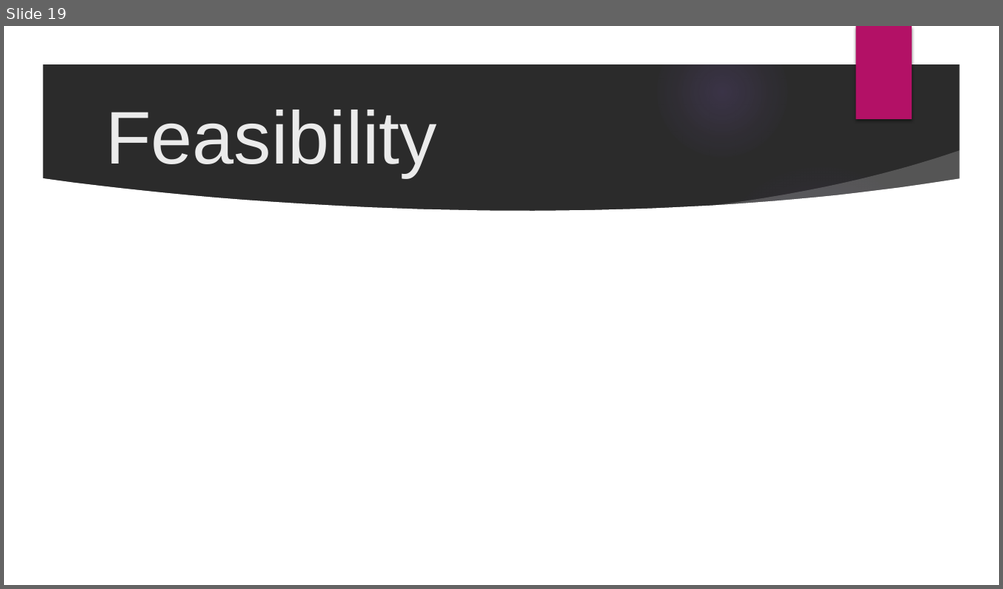
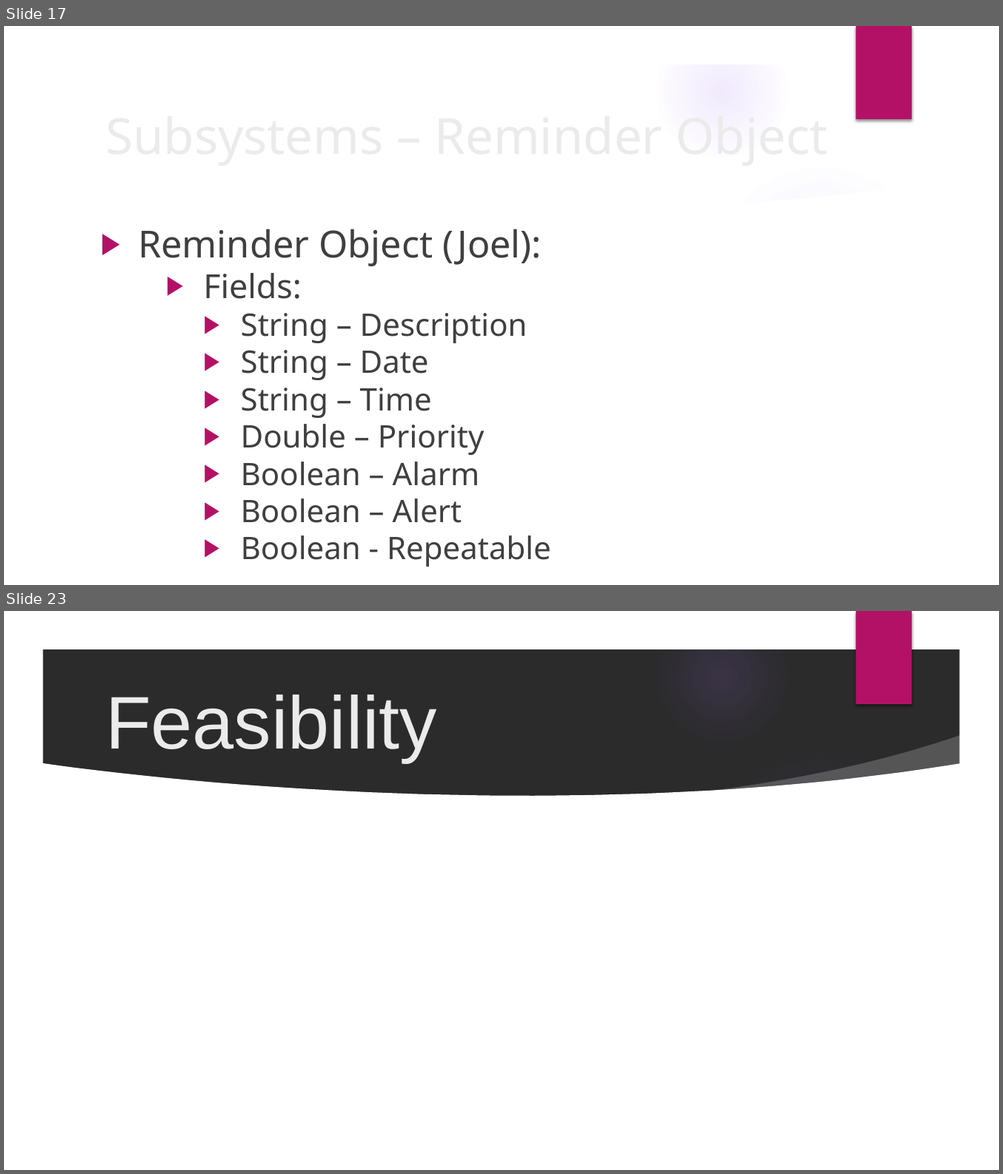
Before and after one commit to cejones9/Prioritize, a slide deck: docs/Prioritize (1).pptx. Shown one above the other, each under a label of ours: slide 19 before the commit, slides 17 and 23 after it; the slides between them are not shown. The pictures are 1003x589 and 1003x1174 pixels, drawn with LibreOffice and Linux fonts; fonts in the diff are those of the drawing; background and template pictures are left out; a plain dark background stands for a picture behind light text. Boxes give left, top, right and bottom in pixels: in the first picture for what was removed or moved away, otherwise in the second. Text is boxed around its words. In the diff, an @@ line names an element or a change of style, - is before the commit and + after.

```diff
--- a/docs/Prioritize (1).pptx
+++ b/docs/Prioritize (1).pptx
@@ slide 17 added at box(4, 26, 999, 585), background picture (left out); not listed: 9 template elements that a slide beside it also shows @@
@@ title added at box(98, 105, 868, 163), 48 pt, text #EBEBEB @@
+Subsystems – Reminder Object
@@ text added at box(138, 229, 551, 567), 30 pt, text #3F3F3F @@
+▶ Reminder Object (Joel):
+    ▶ Fields:
+      ▶ String – Description
+      ▶ String – Date
+      ▶ String – Time
+      ▶ Double – Priority
+      ▶ Boolean – Alarm
+      ▶ Boolean – Alert
+      ▶ Boolean - Repeatable
@@ what was slide 19 is now slide 23 @@
```
Also in this commit, not shown: 15 slides changed, 6 other slides added, 3 slides removed.
